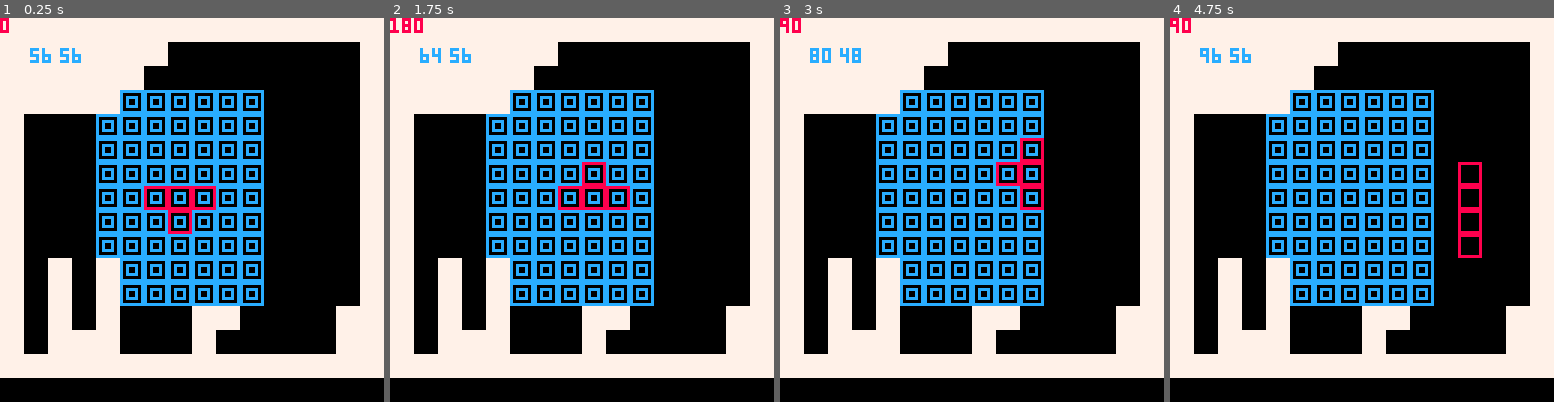
Above: before the commit, frames 1-4 (left to right).
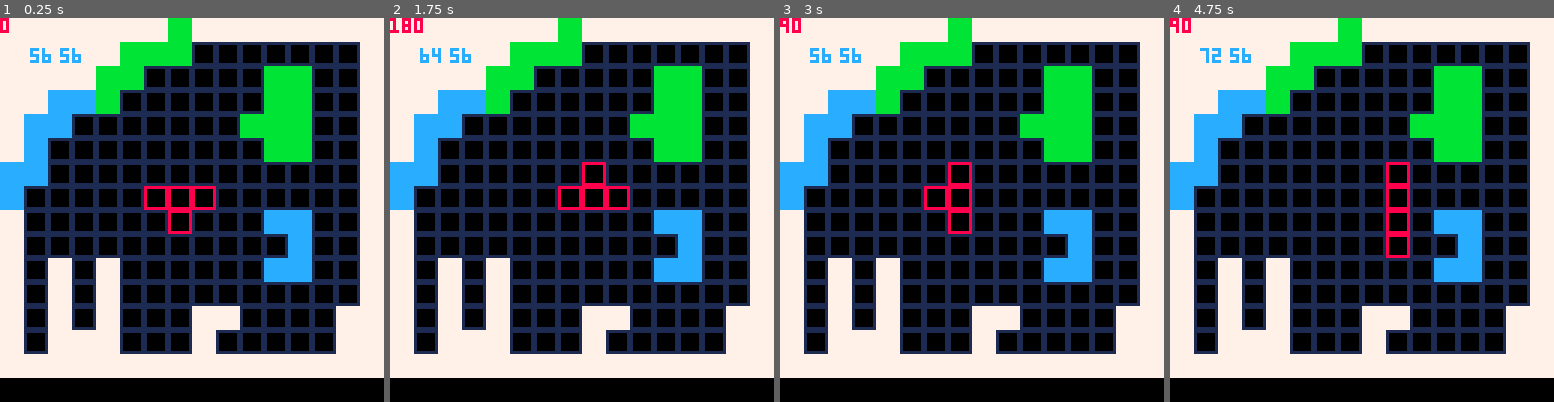
Above: after the commit, the same moments.

Repository: ManlishPotato/carts
Game: PICO-8 cartridge advcol2/colinmem.p8
The game is run twice, just before and just after one commit, with the same random seed, the same clock (stepped at 60 frames per second) and the same inputs.
Inputs:
- Up to frame 1 (0.25 s): no input
- Up to frame 2 (1.75 s): tap X (X key) at 0.33, 1.07 s; tap O (Z key) at 0.7, 1.7 s; hold Right from 1.6 s (still down)
- Up to frame 3 (3 s): tap X (X key) at 1.85, 2.97 s; release Right at 2.1 s; tap O (Z key) at 2.1, 2.5, 2.9 s; hold Up 2.15-2.42 s; hold Right from 2.47 s (still down)
- Up to frame 4 (4.75 s): release Right at 3.03 s; hold Left 3.08-3.58 s; tap O (Z key) every 0.4 s from 3.3 to 4.5 s; hold Down 3.63-3.97 s; hold Right 4.02-4.68 s; tap X (X key) at 4.08 s; hold Up from 4.73 s (still down)

The runs differ from the first frame. In frame 1, 38% of the frame differs, in the area x 0-94%, y 0-88%; in frame 2, 38%; in frame 3, 39%; in frame 4, 39%.

Commit message:
Rotation collision!
It is now a non valid move to rotate in a way where you land, there's a collision.

Diff:
--- a/advcol2/colinmem.p8
+++ b/advcol2/colinmem.p8
@@ -9,13 +9,14 @@
 
 p1.spr=2
 p1.r=0
+p1.lastr=0
 p1.sel=2
 
 tet_i={56,56, -8,0,4} --1
 tet_t={56,56, -8,0,3, 0,8,1} --2
 
 function _init()
-	table=tet_t --Set start tetramino
+	table=tet_t --set start tetramino
 	p1.x,p1.y=table[1],table[2] --Set start pos
 end
 
@@ -23,40 +24,51 @@
 	cls()
 	map(0,0,0,0,16,16)
 
-	move()
-	collision()
-	drawspr()
+	move() --move player i.e p1
+	collision("m") --movement collision
+	rotate() --rotate player i.e p1
+	collision("r") --rotate collision
+	drawspr() --if everythink checks out, draw tetramino sprite
 
 	--pset(p1.x,p1.y,0)
 
-	print(p1.x,10,10,12)
+	print(p1.x,10,10,12) --x and y pos
 	print(p1.y,20,10,12)
 
-	print(p1.r,nil,nil,8)
+	print(p1.r,nil,nil,8) --rotate value
 end
 
 function move()
+	--save last pos
 	p1.lastx=p1.x
 	p1.lasty=p1.y
+	--movement buttonmap
 	if(btnp(0)) then p1.x-=8 end
 	if(btnp(1)) then p1.x+=8 end
 	if(btnp(2)) then p1.y-=8 end
 	if(btnp(3)) then p1.y+=8 end
 
+	--selection buttonmap
+	if(btnp(5)) then
+		p1.sel+=1
+		p1.x,p1.y=table[1],table[2]
+	end
+	if(p1.sel>2) then p1.sel=1 end
+
+	if(p1.sel==1) then table=tet_i end
+	if(p1.sel==2) then table=tet_t end
+end
+
+function rotate()
+	--save last rotation
+	p1.lastr=p1.r
+
 	--rotation buttonmap
 	if(btnp(4)) then p1.r+=90 end
 	if(p1.r>270) then p1.r=0 end
-
-	--selection buttonmap
-	if(btnp(5)) then p1.sel+=1 end
-	if(p1.sel>2) then p1.sel=1 end
-
-	--mapping tetraminoes to p1 selection
-	if(p1.sel==1) then table=tet_i end
-	if(p1.sel==2) then table=tet_t end
-end
-
-function collision()
+end
+
+function collision(val)
 	local pos_x=0
 	local pos_y=0
 	local rot_x=0
@@ -68,15 +80,19 @@
 
  	for k=0,7,7 do
  		for l=0,7,7 do
- 			pset(p1.x+rot_x+l,p1.y+rot_y+k,7)
-
- 			flag=fget(mget((p1.x+rot_x+l)/8,(p1.y+rot_y+k)/8),0)
-
- 			if(flag) then
- 				print("flag!!!")
- 				p1.x=p1.lastx
- 				p1.y=p1.lasty
- 			end
+				if(val=="m") then
+	 			flag=fget(mget((p1.x+rot_x+l)/8,(p1.y+rot_y+k)/8),0)
+	 			if(flag) then
+	 				p1.x=p1.lastx
+	 				p1.y=p1.lasty
+	 			end
+				end
+				if(val=="r") then
+					flag=fget(mget((p1.x+rot_x+l)/8,(p1.y+rot_y+k)/8),0)
+					if(flag) then
+						p1.r=p1.lastr
+					end
+				end
  		end
  	end
 
@@ -88,22 +104,26 @@
  	pos_y=0
 
 		for n=1,table[8],1 do
+
 			rot_x,rot_y=rot(table[6]+pos_x,table[7]+pos_y)
 
 		for v=0,7,7 do
  		for b=0,7,7 do
- 			pset(p1.x+rot_x+b,p1.y+rot_y+v,7)
-
- 			flag=fget(mget((p1.x+rot_x+b)/8,(p1.y+rot_y+v)/8),0)
-
- 			if(flag) then
- 				print("flag!!!")
- 				p1.x=p1.lastx
- 				p1.y=p1.lasty
- 			end
+				if(val=="m") then
+	 			flag=fget(mget((p1.x+rot_x+b)/8,(p1.y+rot_y+v)/8),0)
+	 			if(flag) then
+	 				p1.x=p1.lastx
+	 				p1.y=p1.lasty
+	 			end
+				end
+				if(val=="r") then
+					flag=fget(mget((p1.x+rot_x+b)/8,(p1.y+rot_y+v)/8),0)
+					if(flag) then
+						p1.r=p1.lastr
+					end
+				end
  		end
  	end
-
 			pos_x+=8
 		end
  end
@@ -157,30 +177,30 @@
 	end
 end
 __gfx__
-000000007777777788888888cccccccc000000000000000000000000000000000000000000000000000000000000000000000000000000000000000000000000
-000000007777777780000008c000000c000000000000000000000000000000000000000000000000000000000000000000000000000000000000000000000000
-007007007777777780000008c0cccc0c000000000000000000000000000000000000000000000000000000000000000000000000000000000000000000000000
-000770007777777780000008c0c00c0c000000000000000000000000000000000000000000000000000000000000000000000000000000000000000000000000
-000770007777777780000008c0c00c0c000000000000000000000000000000000000000000000000000000000000000000000000000000000000000000000000
-007007007777777780000008c0cccc0c000000000000000000000000000000000000000000000000000000000000000000000000000000000000000000000000
-000000007777777780000008c000000c000000000000000000000000000000000000000000000000000000000000000000000000000000000000000000000000
-000000007777777788888888cccccccc000000000000000000000000000000000000000000000000000000000000000000000000000000000000000000000000
+00000000777777778888888811111111ccccccccbbbbbbbb00000000000000000000000000000000000000000000000000000000000000000000000000000000
+00000000777777778000000810000001ccccccccbbbbbbbb00000000000000000000000000000000000000000000000000000000000000000000000000000000
+00700700777777778000000810000001ccccccccbbbbbbbb00000000000000000000000000000000000000000000000000000000000000000000000000000000
+00077000777777778000000810000001ccccccccbbbbbbbb00000000000000000000000000000000000000000000000000000000000000000000000000000000
+00077000777777778000000810000001ccccccccbbbbbbbb00000000000000000000000000000000000000000000000000000000000000000000000000000000
+00700700777777778000000810000001ccccccccbbbbbbbb00000000000000000000000000000000000000000000000000000000000000000000000000000000
+00000000777777778000000810000001ccccccccbbbbbbbb00000000000000000000000000000000000000000000000000000000000000000000000000000000
+00000000777777778888888811111111ccccccccbbbbbbbb00000000000000000000000000000000000000000000000000000000000000000000000000000000
 __gff__
-0001000000000000000000000000000000000000000000000000000000000000000000000000000000000000000000000000000000000000000000000000000000000000000000000000000000000000000000000000000000000000000000000000000000000000000000000000000000000000000000000000000000000000
+0001000001010000000000000000000000000000000000000000000000000000000000000000000000000000000000000000000000000000000000000000000000000000000000000000000000000000000000000000000000000000000000000000000000000000000000000000000000000000000000000000000000000000
 0000000000000000000000000000000000000000000000000000000000000000000000000000000000000000000000000000000000000000000000000000000000000000000000000000000000000000000000000000000000000000000000000000000000000000000000000000000000000000000000000000000000000000
 __map__
+0101010101010105010101010101010100000000000000000000000000000000000000000000000000000000000000000000000000000000000000000000000000000000000000000000000000000000000000000000000000000000000000000000000000000000000000000000000000000000000000000000000000000000
+0101010101050505030303030303030100000000000000000000000000000000000000000000000000000000000000000000000000000000000000000000000000000000000000000000000000000000000000000000000000000000000000000000000000000000000000000000000000000000000000000000000000000000
+0101010105050303030303050503030100000000000000000000000000000000000000000000000000000000000000000000000000000000000000000000000000000000000000000000000000000000000000000000000000000000000000000000000000000000000000000000000000000000000000000000000000000000
+0101040405030303030303050503030100000000000000000000000000000000000000000000000000000000000000000000000000000000000000000000000000000000000000000000000000000000000000000000000000000000000000000000000000000000000000000000000000000000000000000000000000000000
+0104040303030303030305050503030100000000000000000000000000000000000000000000000000000000000000000000000000000000000000000000000000000000000000000000000000000000000000000000000000000000000000000000000000000000000000000000000000000000000000000000000000000000
+0104030303030303030303050503030100000000000000000000000000000000000000000000000000000000000000000000000000000000000000000000000000000000000000000000000000000000000000000000000000000000000000000000000000000000000000000000000000000000000000000000000000000000
+0404030303030303030303030303030100000000000000000000000000000000000000000000000000000000000000000000000000000000000000000000000000000000000000000000000000000000000000000000000000000000000000000000000000000000000000000000000000000000000000000000000000000000
+0403030303030303030303030303030100000000000000000000000000000000000000000000000000000000000000000000000000000000000000000000000000000000000000000000000000000000000000000000000000000000000000000000000000000000000000000000000000000000000000000000000000000000
+0103030303030303030303040403030100000000000000000000000000000000000000000000000000000000000000000000000000000000000000000000000000000000000000000000000000000000000000000000000000000000000000000000000000000000000000000000000000000000000000000000000000000000
+0103030303030303030303030403030100000000000000000000000000000000000000000000000000000000000000000000000000000000000000000000000000000000000000000000000000000000000000000000000000000000000000000000000000000000000000000000000000000000000000000000000000000000
+0103010301030303030303040403030100000000000000000000000000000000000000000000000000000000000000000000000000000000000000000000000000000000000000000000000000000000000000000000000000000000000000000000000000000000000000000000000000000000000000000000000000000000
+0103010301030303030303030303030100000000000000000000000000000000000000000000000000000000000000000000000000000000000000000000000000000000000000000000000000000000000000000000000000000000000000000000000000000000000000000000000000000000000000000000000000000000
+0103010301030303010103030303010100000000000000000000000000000000000000000000000000000000000000000000000000000000000000000000000000000000000000000000000000000000000000000000000000000000000000000000000000000000000000000000000000000000000000000000000000000000
+0103010101030303010303030303010100000000000000000000000000000000000000000000000000000000000000000000000000000000000000000000000000000000000000000000000000000000000000000000000000000000000000000000000000000000000000000000000000000000000000000000000000000000
 0101010101010101010101010101010100000000000000000000000000000000000000000000000000000000000000000000000000000000000000000000000000000000000000000000000000000000000000000000000000000000000000000000000000000000000000000000000000000000000000000000000000000000
-0101010101010100000000000000000100000000000000000000000000000000000000000000000000000000000000000000000000000000000000000000000000000000000000000000000000000000000000000000000000000000000000000000000000000000000000000000000000000000000000000000000000000000
-0101010101010000000000000000000100000000000000000000000000000000000000000000000000000000000000000000000000000000000000000000000000000000000000000000000000000000000000000000000000000000000000000000000000000000000000000000000000000000000000000000000000000000
-0101010101030303030303000000000100000000000000000000000000000000000000000000000000000000000000000000000000000000000000000000000000000000000000000000000000000000000000000000000000000000000000000000000000000000000000000000000000000000000000000000000000000000
-0100000003030303030303000000000100000000000000000000000000000000000000000000000000000000000000000000000000000000000000000000000000000000000000000000000000000000000000000000000000000000000000000000000000000000000000000000000000000000000000000000000000000000
-0100000003030303030303000000000100000000000000000000000000000000000000000000000000000000000000000000000000000000000000000000000000000000000000000000000000000000000000000000000000000000000000000000000000000000000000000000000000000000000000000000000000000000
-0100000003030303030303000000000100000000000000000000000000000000000000000000000000000000000000000000000000000000000000000000000000000000000000000000000000000000000000000000000000000000000000000000000000000000000000000000000000000000000000000000000000000000
-0100000003030303030303000000000100000000000000000000000000000000000000000000000000000000000000000000000000000000000000000000000000000000000000000000000000000000000000000000000000000000000000000000000000000000000000000000000000000000000000000000000000000000
-0100000003030303030303000000000100000000000000000000000000000000000000000000000000000000000000000000000000000000000000000000000000000000000000000000000000000000000000000000000000000000000000000000000000000000000000000000000000000000000000000000000000000000
-0100000003030303030303000000000100000000000000000000000000000000000000000000000000000000000000000000000000000000000000000000000000000000000000000000000000000000000000000000000000000000000000000000000000000000000000000000000000000000000000000000000000000000
-0100010001030303030303000000000100000000000000000000000000000000000000000000000000000000000000000000000000000000000000000000000000000000000000000000000000000000000000000000000000000000000000000000000000000000000000000000000000000000000000000000000000000000
-0100010001030303030303000000000100000000000000000000000000000000000000000000000000000000000000000000000000000000000000000000000000000000000000000000000000000000000000000000000000000000000000000000000000000000000000000000000000000000000000000000000000000000
-0100010001000000010100000000010100000000000000000000000000000000000000000000000000000000000000000000000000000000000000000000000000000000000000000000000000000000000000000000000000000000000000000000000000000000000000000000000000000000000000000000000000000000
-0100010101000000010000000000010100000000000000000000000000000000000000000000000000000000000000000000000000000000000000000000000000000000000000000000000000000000000000000000000000000000000000000000000000000000000000000000000000000000000000000000000000000000
-0101010101010101010101010101010100000000000000000000000000000000000000000000000000000000000000000000000000000000000000000000000000000000000000000000000000000000000000000000000000000000000000000000000000000000000000000000000000000000000000000000000000000000
